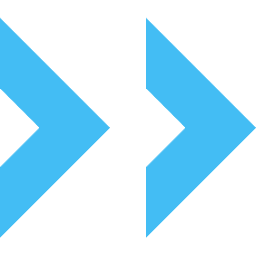
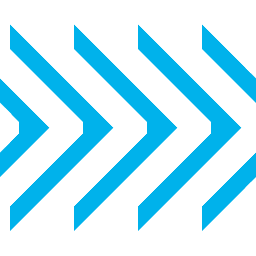
Before/after of a 256x256 layered artwork. What changed in the layer stack:
removed layer "Layer 1" over [0,17,256,238]
added layer "Layer 7 copy 10" above "Layer 7 copy 5" over [0,24,256,231]
